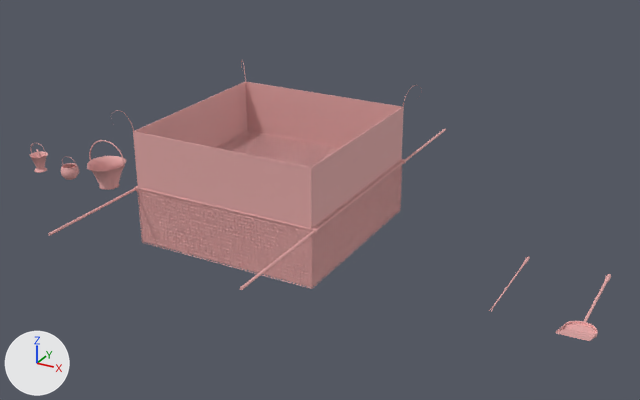
A saved change to the glTF model appendix/website/出埃及記/第25章/assets/processed/sketchfab/altar-of-burnt-offering/altar-burnt-offering.glb.
Camera for both pictures: a 50 mm camera at (11.45, -18.3, 10.22) aimed at (1.23, 0.27, 0.93). Lighting does not change. The marker at lower left points along +X, +Y and +Z. The first picture is the older version. Where no turn or scale is listed for an object, it has been applied to the vertices.

The first picture shows 'AshPot2.001_0', 'CoalShovel.002_0', 'FirePan.001_0', 'FleshHook1.001_0', 'Grate2.002_0', 'SprinklingBowl.001_0', 'SprinklingSpoon.001_0'.
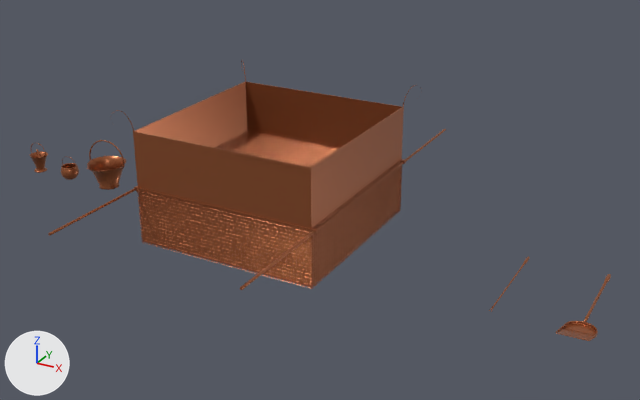
The newer file is also turned or shifted as a whole; pictures and numbers use the older file's frame.

Scene script edits in JSON lines:
```json
{"op": "set", "path": "mat_copper_brass.base_color", "old": "(0.8, 0.408, 0.4)", "new": "(0.36, 0.11, 0.04)", "note": "pink #e7abaa -> brown #a25d38"}
{"op": "set", "path": "mat_copper_brass.roughness", "old": "0.6", "new": "0.32"}
{"op": "set", "path": "mat_copper_brass.metallic", "old": "0.0", "new": "0.62"}
```

Boxes (x1, y1, x2, y2) around the edits, measured in the pictures (640 x 400 px):
```json
{"object": "Grate2.002_0", "change": "recoloured, surface changed", "before": [48, 60, 446, 290], "after": [48, 60, 446, 290], "on screen": "pink to brown"}
{"object": "FirePan.001_0", "change": "recoloured, surface changed", "before": [87, 140, 126, 190], "after": [87, 140, 126, 190], "on screen": "pink to brown"}
{"object": "CoalShovel.002_0", "change": "recoloured, surface changed", "before": [555, 274, 611, 341], "after": [555, 274, 611, 341], "on screen": "pink to brown"}
{"object": "SprinklingBowl.001_0", "change": "recoloured, surface changed", "before": [29, 143, 48, 173], "after": [29, 143, 48, 173], "on screen": "pink to brown"}
{"object": "AshPot2.001_0", "change": "recoloured, surface changed", "before": [61, 156, 79, 180], "after": [61, 156, 79, 180], "on screen": "darker"}
{"object": "FleshHook1.001_0", "change": "recoloured, surface changed", "before": [489, 256, 530, 311], "after": [489, 256, 530, 311]}
{"object": "SprinklingSpoon.001_0", "change": "recoloured, surface changed", "before": [37, 149, 40, 158], "after": [37, 149, 40, 158]}
```
